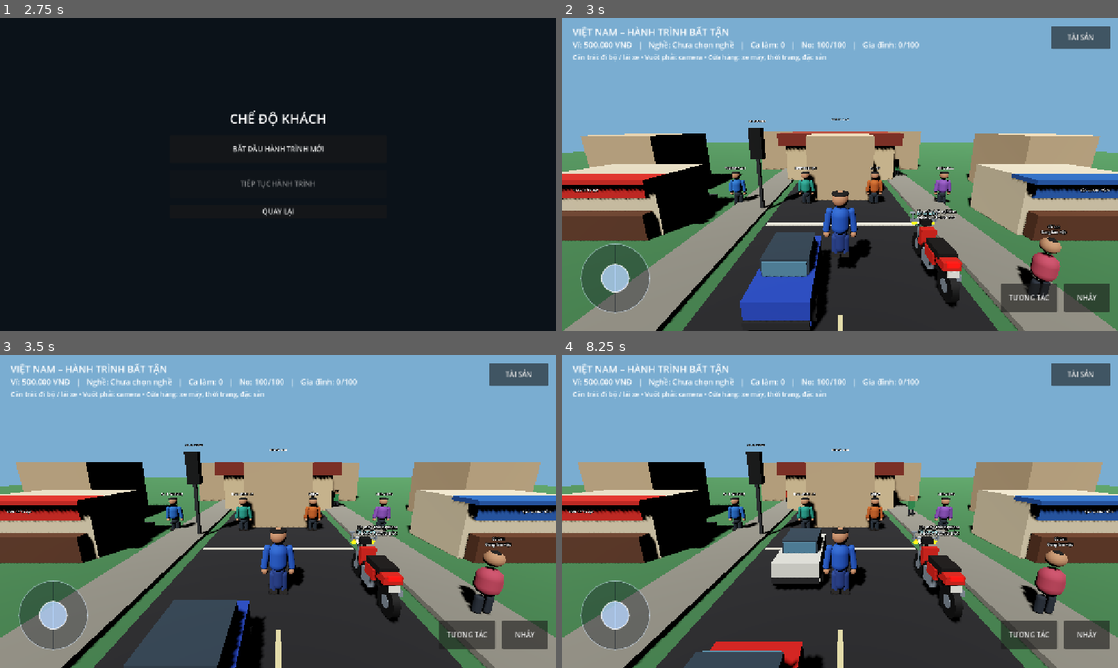
Above: before the commit, frames 1-4 (two rows, left to right).
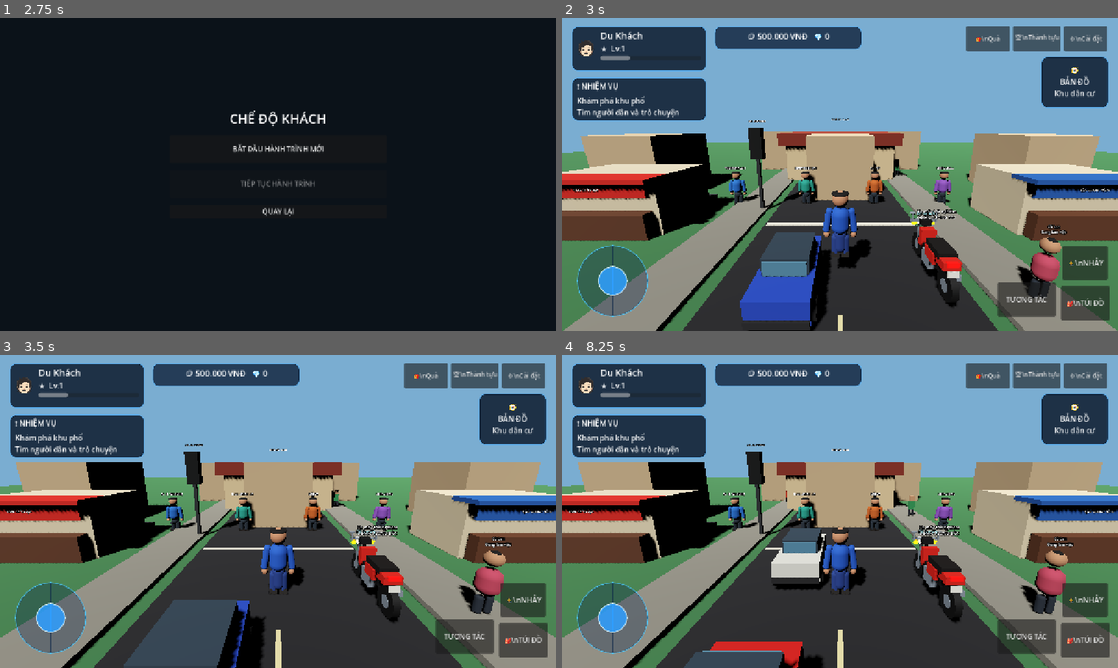
Above: after the commit, the same moments.

Repository: temu838655-dev/Vi-t-Nam-Du-L-ch
Game: Godot game, scene res://scenes/main.tscn
The game is run twice, just before and just after one commit, with the same random seed, the same clock (stepped at 60 frames per second) and the same inputs.
Inputs (mouse positions are in pixels of both pictures, inside the frame that each line leads up to):
- Up to frame 1 (2.75 s): click "ĐĂNG NHẬP BẰNG GOOGLE" at 0.5 s; click "OK" at 1.25 s; click "CHƠI VỚI TƯ CÁCH KHÁCH" at 2 s
- Up to frame 2 (3 s): click "BẮT ĐẦU HÀNH TRÌNH MỚI" at 2.75 s
- Up to frame 3 (3.5 s): no input
- Up to frame 4 (8.25 s): click "TÀI SẢN" (after the commit: "🎒\nTÚI ĐỒ") at 3.5 s; click (990, 376) at 4.25 s, where only the run after the commit has a clickable "🎁\nQuà"; click "NHẢY" (after the commit: "🏃\nNHẢY") at 5 s; click (1034, 376) at 5.75 s, where only the run after the commit has a clickable "🏆\nThành tựu"; click "TƯƠNG TÁC" at 6.5 s; click (1084, 376) at 7.25 s, where only the run after the commit has a clickable "⚙\nCài đặt"; click "ĐÓNG" at 8 s

Frame 1 is identical in both runs. In frame 2, 15% of the frame differs, in the area x 1-99%, y 2-97%; in frame 3, 15%; in frame 4, 15%.

Commit message:
Upgrade mobile HUD layout and touch controls

Diff:
--- a/Godot/scripts/mobile_hud.gd
+++ b/Godot/scripts/mobile_hud.gd
@@ -27,85 +27,135 @@
 	ui_root.mouse_filter = Control.MOUSE_FILTER_IGNORE
 	add_child(ui_root)
 
-	var title := Label.new()
-	title.text = "VIỆT NAM – HÀNH TRÌNH BẤT TẬN"
-	title.position = Vector2(24, 16)
-	title.add_theme_font_size_override("font_size", 22)
-	ui_root.add_child(title)
-
+	# Top-left player profile and primary objective, styled as translucent game HUD.
+	var profile := _make_hud_panel(Vector2(22, 18), Vector2(310, 104))
+	ui_root.add_child(profile)
+	var profile_layout := HBoxContainer.new()
+	profile_layout.add_theme_constant_override("separation", 12)
+	profile.add_child(profile_layout)
+	var avatar := Label.new()
+	avatar.text = "🧑🏻"
+	avatar.add_theme_font_size_override("font_size", 42)
+	profile_layout.add_child(avatar)
+	var profile_text := VBoxContainer.new()
+	profile_text.size_flags_horizontal = Control.SIZE_EXPAND_FILL
+	profile_layout.add_child(profile_text)
+	var player_name := Label.new()
+	player_name.text = "Du Khách"
+	player_name.add_theme_font_size_override("font_size", 21)
+	profile_text.add_child(player_name)
+	var level := Label.new()
+	level.text = "★  Lv.1"
+	level.add_theme_font_size_override("font_size", 17)
+	profile_text.add_child(level)
+	var xp := ProgressBar.new()
+	xp.custom_minimum_size = Vector2(150, 10)
+	xp.max_value = 100
+	xp.value = 28
+	xp.show_percentage = false
+	profile_text.add_child(xp)
+
+	var mission := _make_hud_panel(Vector2(22, 136), Vector2(310, 100))
+	ui_root.add_child(mission)
+	var mission_text := Label.new()
+	mission_text.text = "❗ NHIỆM VỤ\nKhám phá khu phố\nTìm người dân và trò chuyện"
+	mission_text.add_theme_font_size_override("font_size", 17)
+	mission_text.autowrap_mode = TextServer.AUTOWRAP_WORD_SMART
+	mission.add_child(mission_text)
+
+	# Currency counters at the top center.
+	var currency := _make_hud_panel(Vector2(350, 18), Vector2(340, 54))
+	currency.add_theme_stylebox_override("panel", _hud_style(Color(0.015, 0.07, 0.16, 0.72), Color(0.35, 0.72, 1.0, 0.8)))
+	ui_root.add_child(currency)
+	var currency_row := HBoxContainer.new()
+	currency_row.alignment = BoxContainer.ALIGNMENT_CENTER
+	currency_row.add_theme_constant_override("separation", 18)
+	currency.add_child(currency_row)
 	status_label = Label.new()
-	status_label.position = Vector2(24, 48)
-	status_label.add_theme_font_size_override("font_size", 18)
-	ui_root.add_child(status_label)
-
-	var help := Label.new()
-	help.text = "Cần trái: đi bộ / lái xe • Vuốt phải: camera • Cửa hàng: xe máy, thời trang, đặc sản"
-	help.position = Vector2(24, 78)
-	help.add_theme_font_size_override("font_size", 15)
-	ui_root.add_child(help)
+	status_label.add_theme_font_size_override("font_size", 19)
+	currency_row.add_child(status_label)
+
+	# Top-right quick actions.
+	var top_actions := HBoxContainer.new()
+	top_actions.set_anchors_preset(Control.PRESET_TOP_RIGHT)
+	top_actions.position = Vector2(-350, 18)
+	top_actions.add_theme_constant_override("separation", 8)
+	ui_root.add_child(top_actions)
+	for action in ["🎁\\nQuà", "🏆\\nThành tựu", "⚙\\nCài đặt"]:
+		var action_button := Button.new()
+		action_button.text = action
+		action_button.custom_minimum_size = Vector2(100, 58)
+		action_button.add_theme_font_size_override("font_size", 14)
+		action_button.pressed.connect(_show_hud_notice.bind(action.replace("\\n", " ")))
+		top_actions.add_child(action_button)
+
+	# Location card / minimap placeholder. Replace with a real map texture when map tiles are integrated.
+	var map_panel := _make_hud_panel(Vector2(-178, 88), Vector2(156, 118))
+	map_panel.set_anchors_preset(Control.PRESET_TOP_RIGHT)
+	ui_root.add_child(map_panel)
+	var map_label := Label.new()
+	map_label.text = "🧭\nBẢN ĐỒ\nKhu dân cư"
+	map_label.horizontal_alignment = HORIZONTAL_ALIGNMENT_CENTER
+	map_label.vertical_alignment = VERTICAL_ALIGNMENT_CENTER
+	map_label.add_theme_font_size_override("font_size", 17)
+	map_panel.add_child(map_label)
+
+	# Bottom-left virtual joystick. It can be repositioned by touching the left half of the screen.
+	joystick_base = Panel.new()
+	joystick_base.name = "JoystickBase"
+	joystick_base.size = Vector2(164, 164)
+	joystick_base.mouse_filter = Control.MOUSE_FILTER_IGNORE
+	joystick_base.add_theme_stylebox_override("panel", _hud_style(Color(0.04, 0.14, 0.28, 0.34), Color(0.28, 0.78, 1.0, 0.85), 82))
+	ui_root.add_child(joystick_base)
+	var initial_viewport_size := get_viewport().get_visible_rect().size
+	joystick_base.position = Vector2(34.0, maxf(8.0, initial_viewport_size.y - 198.0))
+
+	joystick_knob = Panel.new()
+	joystick_knob.name = "JoystickKnob"
+	joystick_knob.size = Vector2(68, 68)
+	joystick_knob.position = Vector2(48, 48)
+	joystick_knob.mouse_filter = Control.MOUSE_FILTER_IGNORE
+	joystick_knob.add_theme_stylebox_override("panel", _hud_style(Color(0.18, 0.62, 1.0, 0.86), Color(0.85, 0.96, 1.0, 0.95), 34))
+	joystick_base.add_child(joystick_knob)
+
+	# Bottom-right action cluster.
+	var jump_button := Button.new()
+	jump_button.text = "🏃\\nNHẢY"
+	jump_button.size = Vector2(104, 78)
+	jump_button.position = Vector2(-128, -196)
+	jump_button.set_anchors_preset(Control.PRESET_BOTTOM_RIGHT)
+	jump_button.add_theme_font_size_override("font_size", 17)
+	jump_button.pressed.connect(_jump)
+	ui_root.add_child(jump_button)
+
+	interact_button = Button.new()
+	interact_button.text = "💬\\nTƯƠNG TÁC"
+	interact_button.size = Vector2(132, 78)
+	interact_button.position = Vector2(-278, -112)
+	interact_button.set_anchors_preset(Control.PRESET_BOTTOM_RIGHT)
+	interact_button.add_theme_font_size_override("font_size", 16)
+	interact_button.pressed.connect(_interact)
+	ui_root.add_child(interact_button)
 
 	var inventory_button := Button.new()
-	inventory_button.text = "TÀI SẢN"
-	inventory_button.size = Vector2(136, 52)
-	inventory_button.position = Vector2(-154, 18)
-	inventory_button.set_anchors_preset(Control.PRESET_TOP_RIGHT)
+	inventory_button.text = "🎒\\nTÚI ĐỒ"
+	inventory_button.size = Vector2(112, 78)
+	inventory_button.position = Vector2(-132, -104)
+	inventory_button.set_anchors_preset(Control.PRESET_BOTTOM_RIGHT)
+	inventory_button.add_theme_font_size_override("font_size", 16)
 	inventory_button.pressed.connect(open_inventory)
 	ui_root.add_child(inventory_button)
 
-	# A visible, movable virtual joystick follows the first touch on the left side.
-	joystick_base = Panel.new()
-	joystick_base.name = "JoystickBase"
-	joystick_base.size = Vector2(160, 160)
-	joystick_base.mouse_filter = Control.MOUSE_FILTER_IGNORE
-	var base_style := StyleBoxFlat.new()
-	base_style.bg_color = Color(0.05, 0.08, 0.12, 0.34)
-	base_style.border_color = Color(0.82, 0.9, 1.0, 0.48)
-	base_style.set_border_width_all(2)
-	base_style.set_corner_radius_all(80)
-	joystick_base.add_theme_stylebox_override("panel", base_style)
-	ui_root.add_child(joystick_base)
-	var initial_viewport_size := get_viewport().get_visible_rect().size
-	joystick_base.position = Vector2(42.0, maxf(8.0, initial_viewport_size.y - 202.0))
-
-	joystick_knob = Panel.new()
-	joystick_knob.name = "JoystickKnob"
-	joystick_knob.size = Vector2(66, 66)
-	joystick_knob.position = Vector2(47, 47)
-	joystick_knob.mouse_filter = Control.MOUSE_FILTER_IGNORE
-	var knob_style := StyleBoxFlat.new()
-	knob_style.bg_color = Color(0.72, 0.84, 1.0, 0.78)
-	knob_style.border_color = Color(1.0, 1.0, 1.0, 0.85)
-	knob_style.set_border_width_all(2)
-	knob_style.set_corner_radius_all(33)
-	joystick_knob.add_theme_stylebox_override("panel", knob_style)
-	joystick_base.add_child(joystick_knob)
-
-	var jump_button := Button.new()
-	jump_button.text = "NHẢY"
-	jump_button.size = Vector2(105, 66)
-	jump_button.position = Vector2(-125, -110)
-	jump_button.set_anchors_preset(Control.PRESET_BOTTOM_RIGHT)
-	jump_button.pressed.connect(_jump)
-	ui_root.add_child(jump_button)
-
-	interact_button = Button.new()
-	interact_button.text = "TƯƠNG TÁC"
-	interact_button.size = Vector2(130, 66)
-	interact_button.position = Vector2(-270, -110)
-	interact_button.set_anchors_preset(Control.PRESET_BOTTOM_RIGHT)
-	interact_button.pressed.connect(_interact)
-	ui_root.add_child(interact_button)
-
 	message_label = Label.new()
-	message_label.position = Vector2(-280, -205)
-	message_label.size = Vector2(560, 72)
+	message_label.position = Vector2(-300, -205)
+	message_label.size = Vector2(600, 64)
 	message_label.set_anchors_preset(Control.PRESET_CENTER_BOTTOM)
 	message_label.horizontal_alignment = HORIZONTAL_ALIGNMENT_CENTER
 	message_label.vertical_alignment = VERTICAL_ALIGNMENT_CENTER
 	message_label.autowrap_mode = TextServer.AUTOWRAP_WORD_SMART
 	message_label.add_theme_font_size_override("font_size", 17)
 	message_label.add_theme_color_override("font_color", Color(1, 1, 1))
-	message_label.add_theme_color_override("font_shadow_color", Color(0, 0, 0, 0.9))
+	message_label.add_theme_color_override("font_shadow_color", Color(0, 0, 0, 0.95))
 	message_label.add_theme_constant_override("shadow_offset_x", 2)
 	message_label.add_theme_constant_override("shadow_offset_y", 2)
 	ui_root.add_child(message_label)
@@ -114,18 +164,43 @@
 		player.interaction_message.connect(_show_message)
 	_update_status()
 
+func _hud_style(fill: Color, outline: Color, corner_radius: int = 14) -> StyleBoxFlat:
+	var style := StyleBoxFlat.new()
+	style.bg_color = fill
+	style.border_color = outline
+	style.set_border_width_all(2)
+	style.set_corner_radius_all(corner_radius)
+	style.content_margin_left = 12
+	style.content_margin_right = 12
+	style.content_margin_top = 8
+	style.content_margin_bottom = 8
+	return style
+
+func _make_hud_panel(at: Vector2, dimensions: Vector2) -> PanelContainer:
+	var panel := PanelContainer.new()
+	panel.position = at
+	panel.size = dimensions
+	panel.mouse_filter = Control.MOUSE_FILTER_IGNORE
+	panel.add_theme_stylebox_override("panel", _hud_style(Color(0.015, 0.055, 0.12, 0.78), Color(0.32, 0.68, 0.96, 0.82)))
+	return panel
+
+func _show_hud_notice(action_name: String) -> void:
+	if action_name.contains("Cài đặt"):
+		var dialog := AcceptDialog.new()
+		dialog.title = "Cài đặt"
+		dialog.dialog_text = "Cài đặt đồ họa, âm thanh và điều khiển sẽ được mở rộng ở bản tiếp theo."
+		add_child(dialog)
+		dialog.confirmed.connect(dialog.queue_free)
+		dialog.popup_centered(Vector2i(480, 220))
+	else:
+		_show_message(action_name + " sẽ được mở khi hệ thống phần thưởng và thành tựu hoàn thiện.")
+
 func _process(_delta: float) -> void:
 	_update_status()
 
 func _update_status() -> void:
 	if status_label:
-		status_label.text = "Ví: %s VNĐ   |   Nghề: %s   |   Ca làm: %d   |   No: %d/100   |   Gia đình: %d/100" % [
-			_format_money(GameState.wallet_vnd),
-			GameState.selected_career,
-			GameState.completed_work_shifts,
-			GameState.satiety,
-			GameState.family_affection
-		]
+		status_label.text = "🪙 %s VNĐ   💎 0" % _format_money(GameState.wallet_vnd)
 	if interact_button and player and player.has_method("is_riding_vehicle"):
 		interact_button.text = "XUỐNG XE" if player.is_riding_vehicle() else "TƯƠNG TÁC"
 
